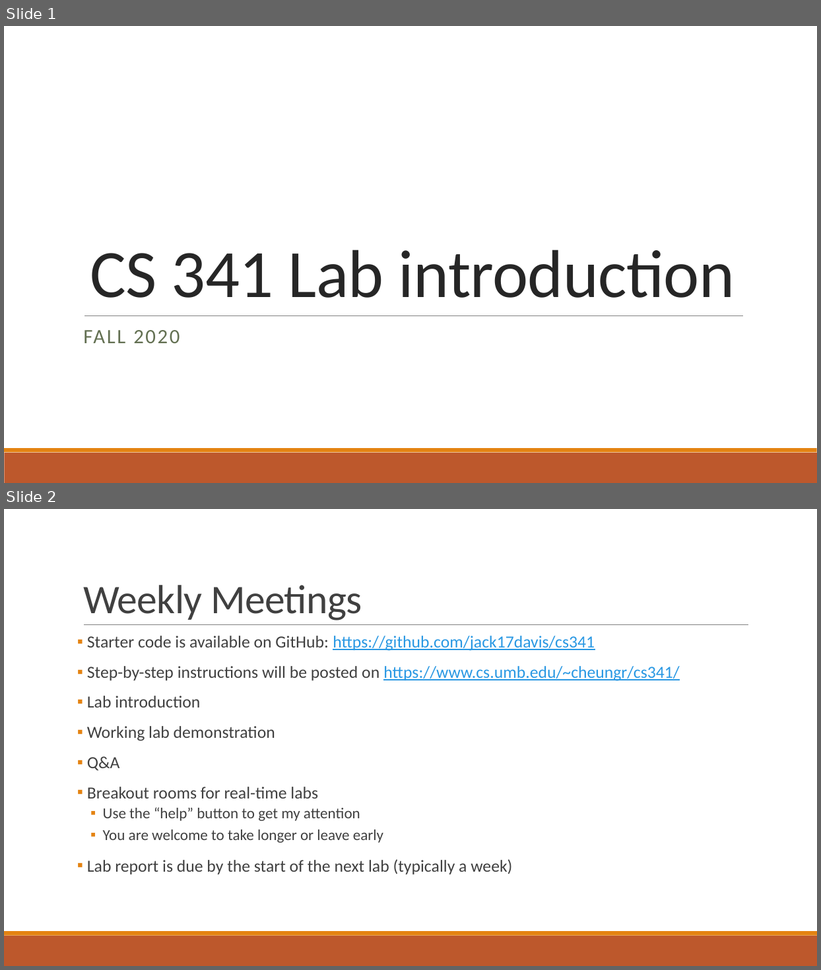
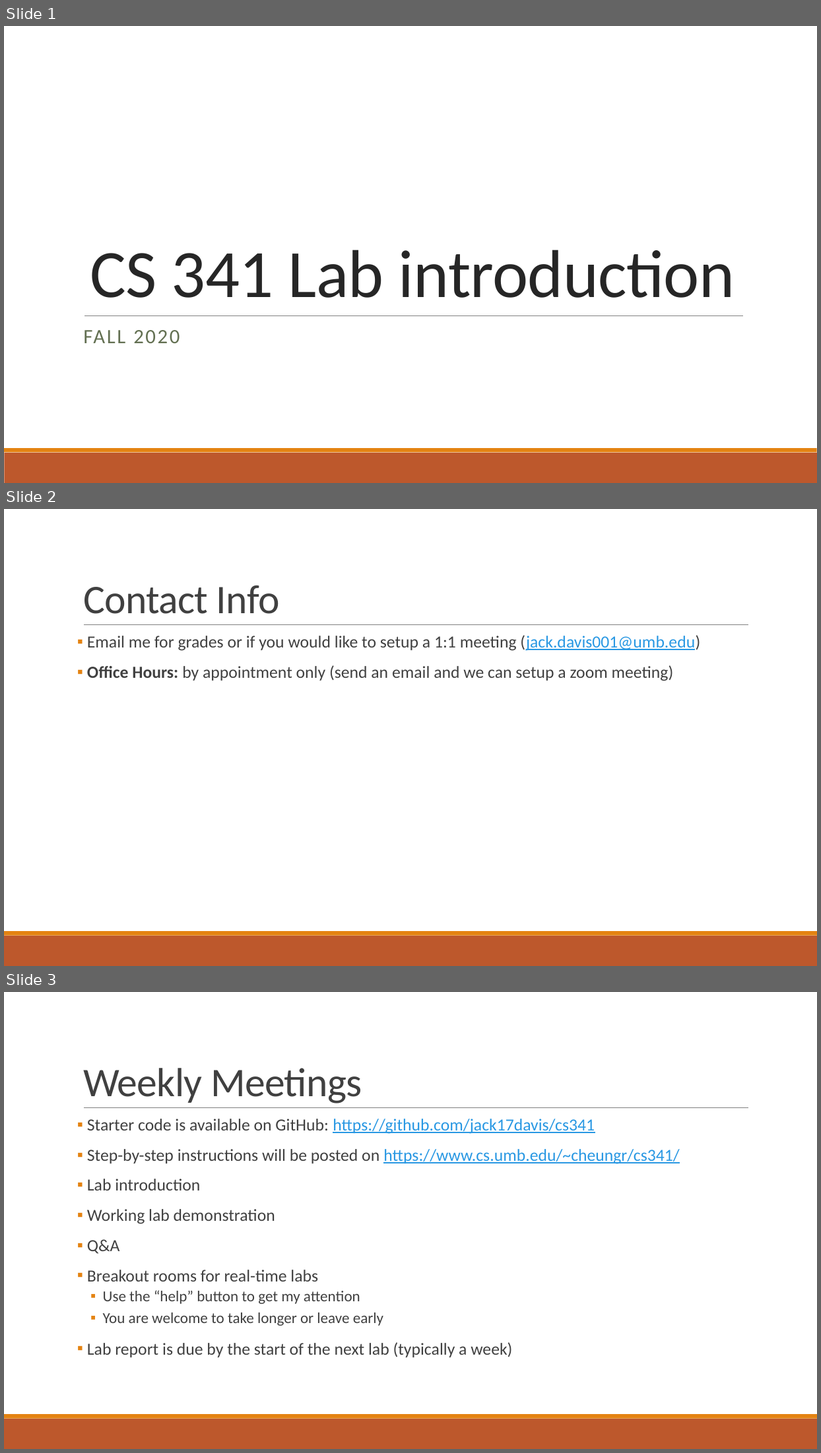
Before and after one commit to RyanZurrin/cs341, a slide deck: lab1/CS 341 Lab introduction.pptx. Shown one above the other, each under a label of ours: slides 1 and 2 before the commit, slides 1, 2 and 3 after it. The pictures are 821x970 and 821x1453 pixels, drawn with LibreOffice and Linux fonts; fonts in the diff are those of the drawing. Boxes give left, top, right and bottom in pixels: in the first picture for what was removed or moved away, otherwise in the second. Text is boxed around its words. In the diff, an @@ line names an element or a change of style, - is before the commit and + after.

```diff
--- a/lab1/CS 341 Lab introduction.pptx
+++ b/lab1/CS 341 Lab introduction.pptx
@@ slide 2 added at box(4, 509, 817, 966), background #FFFFFF; not listed: 3 template elements that a slide beside it also shows @@
@@ title added at box(83, 586, 280, 614), 48 pt, text #404040 @@
+Contact Info
@@ text added at box(87, 635, 700, 681), 20 pt, text #404040 @@
+▪ Email me for grades or if you would like to setup a 1:1 meeting (jack.davis001@umb.edu)
+▪ Office Hours: by appointment only (send an email and we can setup a zoom meeting)
@@ what was slide 2 is now slide 3 @@
```
Also in this commit, not shown: 2 slides changed.
